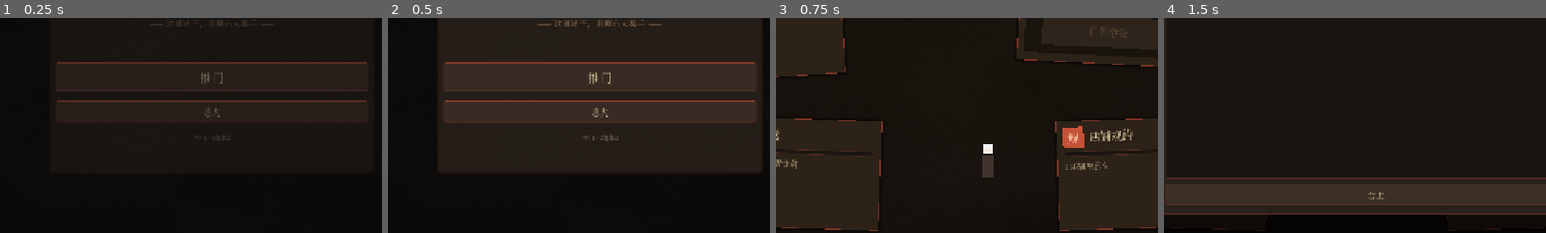
Above: before the commit, frames 1-4 (left to right).
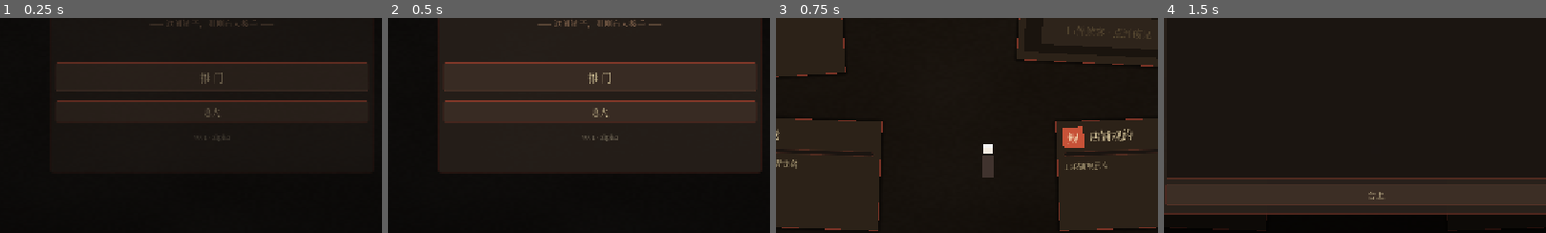
Above: after the commit, the same moments.

Repository: guliqianxun/XiuXianLegend
Game: Godot game, scene res://scenes/main_menu.tscn
The game is run twice, just before and just after one commit, with the same random seed, the same clock (stepped at 60 frames per second) and the same inputs.
Inputs:
- Up to frame 1 (0.25 s): no input
- Up to frame 2 (0.5 s): no input
- Up to frame 3 (0.75 s): click "推门" at 0.5 s
- Up to frame 4 (1.5 s): click "看全本" at 1.25 s
The pictures show only the part of the screen within x 22-72%, y 40-90%; the shares and areas given below are measured in that part.

Frames 1-2 are identical in both runs. In frame 3, 0.1% of the frame differs, in the area x 76-98%, y 3-10%; in frame 4, nothing differs.

Commit message:
fix(ui): 门外文案语义校正 + LendDialog 空候选解释
Issue 1（门外有客看不出来）:
不是 bug 是语义错配。当前设计客人只在玩家点接客时 spawn（无自动定时），
所以"门外静寂" 字面意思 = 没人，但实际触发后立即有人 → 玩家心智模型不匹配。
DoorVisual 文案改为：
- 静寂 → "门外候客 · 点开接见"
- 有客 → "客在堂中 · 速回应"
- 无人迹 → "今无叩门者"
（后续 N5 加 auto-spawn 定时后再回归原义）

Issue 2（交易时无道具但实际存在）:
LendDialog 按 status / quality / slot 3 重过滤，列表空时玩家不知道为什么。
现在分桶统计被过滤的原因，列表空时把"为什么"显式列出：
- "X 件不合品类（求 sword）"
- "X 件品阶不够（求 ≥Q2）"
- "X 件不在铺中（已借出/损坏/异变/未还）"
全 disable 不可选。

Co-Authored-By: Claude Opus 4.7 (1M context) <noreply@anthropic.com>

Diff:
--- a/godot/scripts/test/test_door_visual_smoke.gd
+++ b/godot/scripts/test/test_door_visual_smoke.gd
@@ -45,7 +45,7 @@
 	var dv := _make_dv()
 	await get_tree().process_frame
 	var label: Label = dv.get_node("Curtain/Label")
-	_assert(label.text == DoorVisual.TEXT_IDLE, "idle text=门外静寂 (got %s)" % label.text)
+	_assert(label.text == DoorVisual.TEXT_IDLE, "idle text=%s (got %s)" % [DoorVisual.TEXT_IDLE, label.text])
 	dv.queue_free()
 	await get_tree().process_frame
 
--- a/godot/scripts/ui/door_visual.gd
+++ b/godot/scripts/ui/door_visual.gd
@@ -9,10 +9,10 @@
 const COLOR_IDLE := Color(0.182, 0.142, 0.108, 1.0)
 const COLOR_PENDING := Color(0.545, 0.227, 0.165, 0.85)
 const COLOR_FAIL := Color(0.32, 0.32, 0.32, 0.85)
-const TEXT_IDLE := "门外静寂"
-const TEXT_PENDING := "门外有客"
+const TEXT_IDLE := "门外候客 · 点开接见"
+const TEXT_PENDING := "客在堂中 · 速回应"
 const TEXT_ARRIVED := "来客了"
-const TEXT_FAIL := "门外无人迹"
+const TEXT_FAIL := "今无叩门者"
 
 @onready var _curtain: ColorRect = $Curtain
 @onready var _label: Label = $Curtain/Label
@@ -26,7 +26,14 @@
 	EventBus.customer_arrived.connect(_on_customer_arrived)
 	EventBus.equipment_returned.connect(_on_equipment_returned)
 	EventBus.customer_left.connect(_on_customer_left)
+	# 若 reparent 后 origin 变了，refresh 时重新捕获
+	visibility_changed.connect(_recapture_origin_x)
 	_refresh_base()
+
+
+func _recapture_origin_x() -> void:
+	if visible and is_inside_tree() and _curtain != null:
+		_curtain_origin_x = _curtain.position.x
 
 
 func _refresh_base() -> void:
--- a/godot/scripts/ui/lend_dialog.gd
+++ b/godot/scripts/ui/lend_dialog.gd
@@ -31,15 +31,42 @@
 	]
 	_candidates.clear()
 	_list.clear()
+	# 分桶：按筛选原因分类，让"无道具"能解释为什么
+	var skip_slot: int = 0
+	var skip_quality: int = 0
+	var skip_status: int = 0
 	for inst: GearInstance in GameState.inventory:
 		if inst == null: continue
-		if inst.status != GearInstance.Status.IN_SHOP: continue
-		if inst.rarity < req.min_quality: continue
 		var recipe := DataRegistry.get_resource(&"recipe", inst.base_id) as RecipeData
 		if recipe != null and recipe.slot_kind != req.desired_slot:
+			skip_slot += 1
+			continue
+		if inst.status != GearInstance.Status.IN_SHOP:
+			skip_status += 1
+			continue
+		if inst.rarity < req.min_quality:
+			skip_quality += 1
 			continue
 		_candidates.append(inst)
 		_list.add_item("%s（%d 次履历）" % [inst.display_full_name(), inst.history.size()])
+	# 候选为空时，把"为什么"列在 list 中（grayed）
+	if _candidates.is_empty():
+		var reasons: Array[String] = []
+		if skip_slot > 0:
+			reasons.append("%d 件不合品类（求 %s）" % [skip_slot, CustomerArrivalPanel._slot_zh(req.desired_slot)])
+		if skip_quality > 0:
+			reasons.append("%d 件品阶不够（求 ≥Q%d）" % [skip_quality, req.min_quality])
+		if skip_status > 0:
+			reasons.append("%d 件不在铺中（已借出/损坏/异变/未还）" % skip_status)
+		if reasons.is_empty():
+			_list.add_item("—— 库中无任何兵器 ——")
+		else:
+			_list.add_item("—— 无可借兵器 ——")
+			for r in reasons:
+				_list.add_item("· " + r)
+		# 禁用 list 选中
+		for i in _list.item_count:
+			_list.set_item_disabled(i, true)
 
 
 func _on_confirm() -> void:
